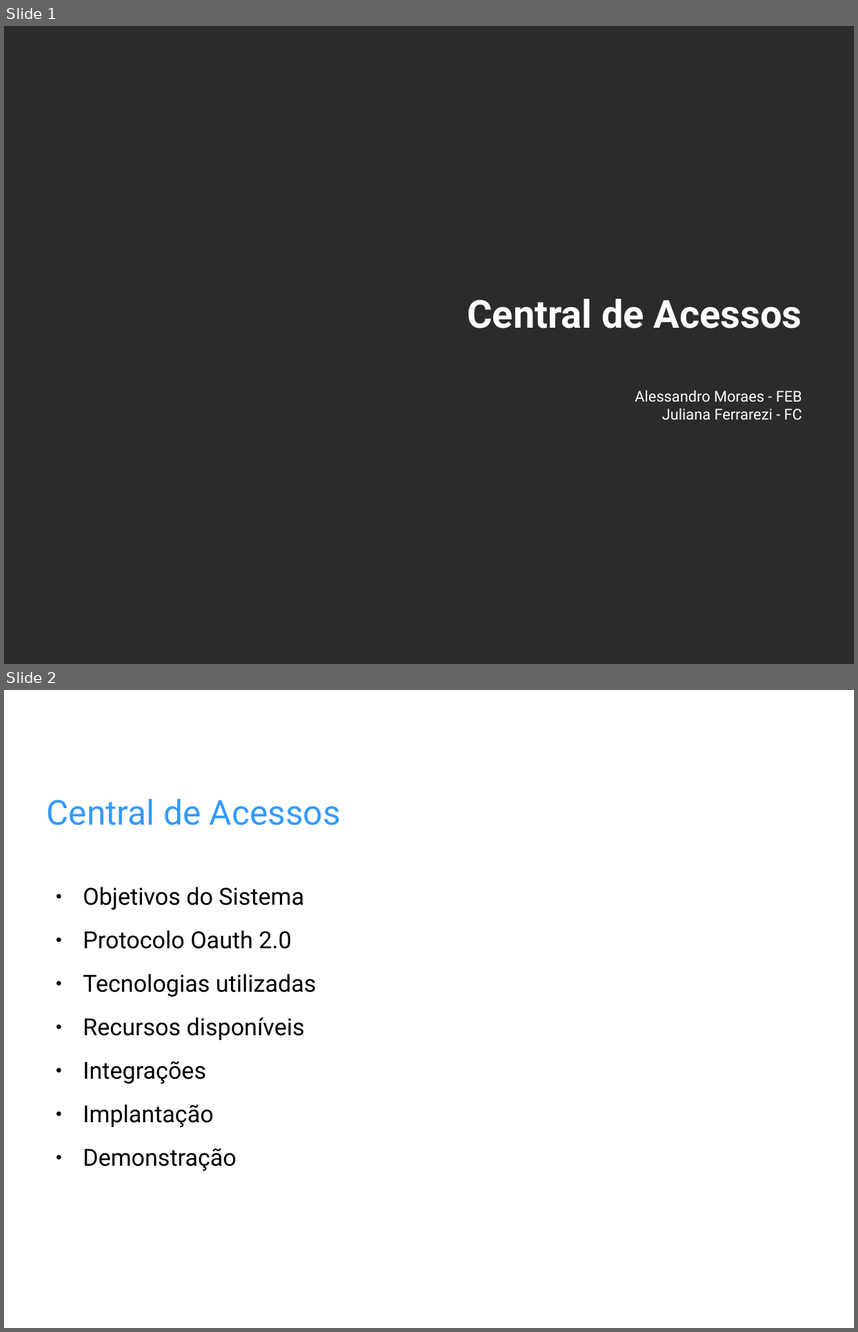
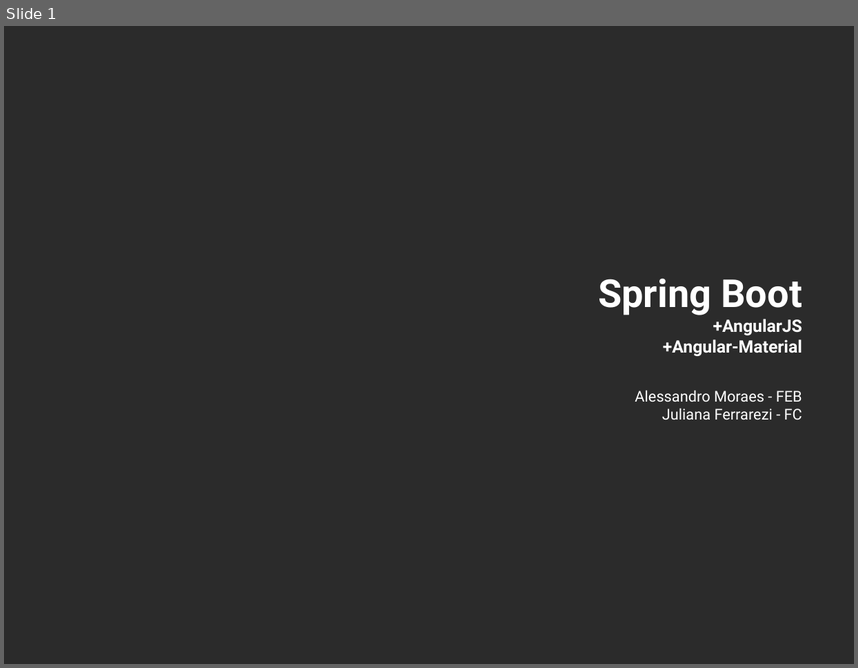
Before and after one commit to amoraes/spring-boot-unesp, a slide deck: etc/Apresentacao-InfoUnesp2016.odp. Shown one above the other, each under a label of ours: slides 1 and 2 before the commit, slide 1 after it. The pictures are 858x1332 and 858x668 pixels, drawn with LibreOffice and Linux fonts; fonts in the diff are those of the drawing; background and template pictures are left out; a plain dark background stands for a picture behind light text. Boxes give left, top, right and bottom in pixels: in the first picture for what was removed or moved away, otherwise in the second. Text is boxed around its words. In the diff, an @@ line names an element or a change of style, - is before the commit and + after.

```diff
--- a/etc/Apresentacao-InfoUnesp2016.odp
+++ b/etc/Apresentacao-InfoUnesp2016.odp
@@ slide 2 removed at bbox=[4, 690, 854, 1328], background picture (left out) @@
@@ title removed at bbox=[47, 798, 341, 825] @@
-Central de Acessos
@@ text removed at bbox=[83, 887, 317, 1171] @@
-● Objetivos do Sistema
-● Protocolo Oauth 2.0
-● Tecnologias utilizadas
-● Recursos disponíveis
-● Integrações
-● Implantação
-● Demonstração
@@ slide 1 changed as well @@
@@ title at bbox=[598, 278, 802, 356]: text changed; size 36 to 16 pt @@
-Central de Acessos
+Spring Boot
++AngularJS
++Angular-Material
```
Also in this commit, not shown: 7 slides added, 13 other slides removed.
